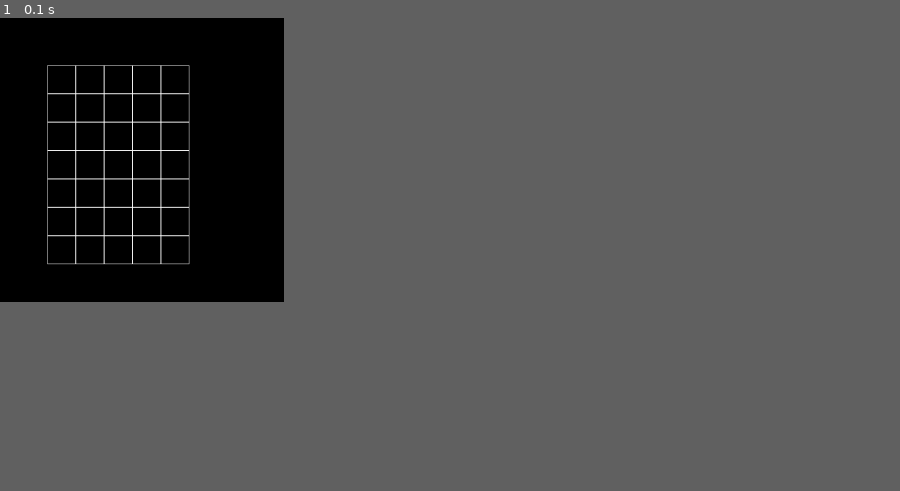
Above: before the commit, frame 1.
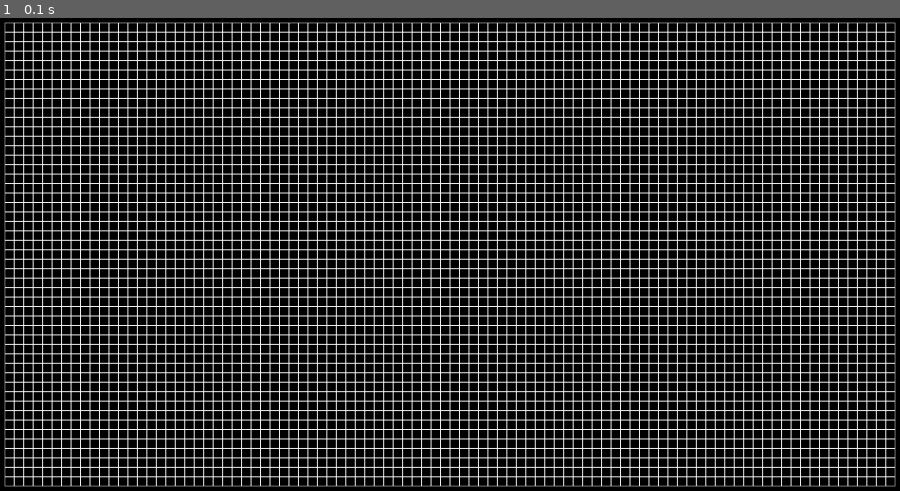
Above: after the commit, the same moment.

Repository: PatrutK/example_pygame
Game: pygame game, started from main.py
Two runs of this game, one before a commit and one after it. Both use one fixed random seed, a clock stepped at 60 frames per second and the inputs below.
Inputs:
- Up to frame 1 (0.1 s): no input
In our replay, the window is 284x284 before the commit and 900x473 after it. These sizes can differ from the game's own. Grey fills any space a smaller window leaves; there, only what the larger window draws over its background counts as a difference.

The runs differ from the first frame. In frame 1, 34% of the frame differs, in the area x 0-100%, y 0-100%.

Commit message:
Клетчатое поле

Diff:
--- a/main.py
+++ b/main.py
@@ -24,10 +24,10 @@
 
 if __name__ == '__main__':
     pygame.init()
-    size = 600, 600
+    size = 1900, 1000
     screen = pygame.display.set_mode(size)
-    board = Board(7, 5)
-    board.set_view(100, 100, 60)
+    board = Board(49, 94)
+    board.set_view(10, 10, 20)
     pygame.display.set_caption('Клетчатое поле')
     running = True
     while running:
